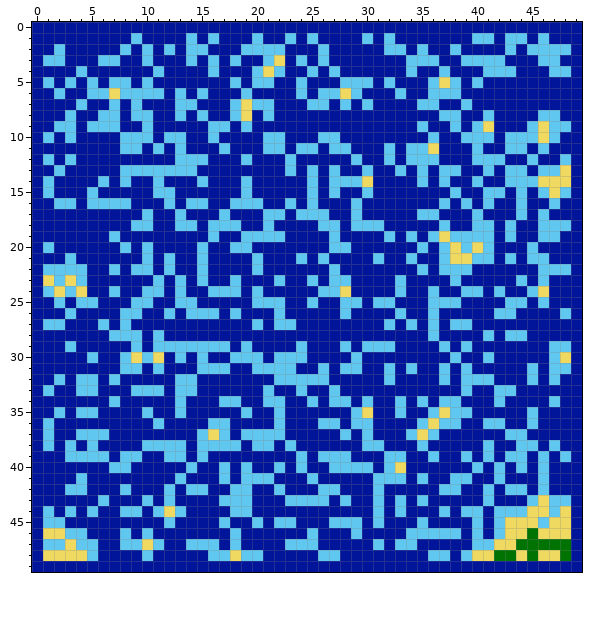
Two states of a pixel-art sprite, Resources/BitMapWFC/test/testOutput.png. That is the earlier state.
The file is 50x50 pixels.
Once edited:
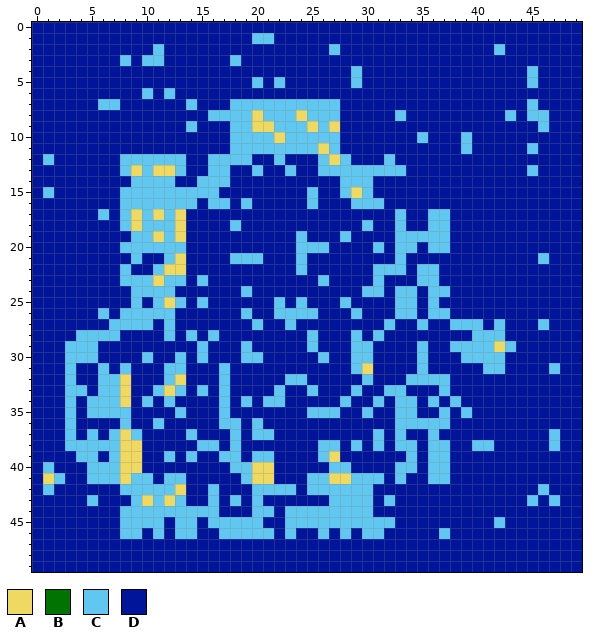
Palette (. is transparent): A #f0d960  B #007303  C #60c8f0  D #001599
What changed:
y 1: x 9 C -> D; x 14 C -> D; x 16 C -> D; x 21 D -> C; x 23 C -> D; x 25 C -> D; x 30 C -> D; x 32 C -> D; x 40..41 CC -> DD; x 43..44 CC -> DD; x 46 C -> D
y 2: x 2 C -> D; x 8 C -> D; x 10..12 CDC -> DCD; x 14..15 CC -> DD; x 19..22 CCCC -> DDDD; x 26..27 CD -> DC; x 32..33 CC -> DD; x 35 C -> D; x 38 C -> D; x 42..43 DC -> CD; x 45..48 CCCC -> DDDD
y 3: x 1..2 CC -> DD; x 6..8 CCD -> DDC; x 11 D -> C; x 14 C -> D; x 16 C -> D; x 21..22 CA -> DD; x 24 C -> D; x 26 C -> D; x 34..36 CCC -> DDD; x 39..42 CCCC -> DDDD; x 46..47 CC -> DD
y 4: x 4 C -> D; x 11 C -> D; x 16 C -> D; x 20..22 CAC -> DDD; x 25 C -> D; x 27 C -> D; x 29 D -> C; x 34 C -> D; x 37 C -> D; x 41..43 CCC -> DDD; x 45 D -> C; x 47..48 CC -> DD
y 5: x 1 C -> D; x 3 C -> D; x 5 C -> D; x 7..8 CC -> DD; x 10 C -> D; x 18 C -> D; x 21..22 CD -> DC; x 24 C -> D; x 28 C -> D; x 30 C -> D; x 32 C -> D; x 36..38 CAC -> DDD; x 40 C -> D; x 45 D -> C
y 6: x 2 C -> D; x 5..9 CCACC -> DDDDD; x 11..13 CDC -> DCD; x 15 C -> D; x 19 C -> D; x 24 C -> D; x 26..29 CCAC -> DDDD; x 33 C -> D; x 36..38 CCC -> DDD
y 7: x 4 C -> D; x 6 D -> C; x 9 C -> D; x 13 C -> D; x 19 A -> C; x 22..24 DDD -> CCC; x 27..28 DC -> CD; x 30 C -> D; x 35..36 CC -> DD; x 39 C -> D; x 45 D -> C
y 8: x 3 C -> D; x 6..7 CC -> DD; x 9..10 CC -> DD; x 13 C -> D; x 15..17 CDD -> DCC; x 19..20 AD -> CA; x 22..27 DDDDDD -> CCACCC; x 33 D -> C; x 37..38 CC -> DD; x 41 C -> D; x 43 D -> C; x 45 D -> C; x 47 C -> D
y 9: x 2..3 CC -> DD; x 5..7 CCC -> DDD; x 10 C -> D; x 14 D -> C; x 16..18 CCD -> DDC; x 20..27 DDDDDDDD -> AACCCACA; x 35 C -> D; x 38 C -> D; x 40..41 CA -> DD; x 45..48 CACC -> DCDD
y 10: x 1 C -> D; x 3 C -> D; x 8..10 CCC -> DDD; x 12..13 CC -> DD; x 16 C -> D; x 18..20 DDD -> CCC; x 22..25 CDDD -> ACCC; x 35..36 DC -> CD; x 40..41 CC -> DD; x 43..47 CCCAC -> DDDDD
y 11: x 8..9 CC -> DD; x 11 C -> D; x 13 C -> D; x 17..20 CDDD -> DCCC; x 23 D -> C; x 26 D -> A; x 28 C -> D; x 32 C -> D; x 34..36 CCA -> DDD; x 39..40 DC -> CD; x 43..46 CCDC -> DDCD
y 12: x 3 C -> D; x 8..12 DDDDD -> CCCCC; x 14..18 CCDDD -> DDCCC; x 22..23 DC -> CD; x 26..29 DDDC -> CACD; x 34..36 CCC -> DDD; x 40..42 CCC -> DDD; x 45 C -> D; x 48 C -> D
y 13: x 2 C -> D; x 9 C -> A; x 11..12 CC -> AA; x 14 C -> D; x 16..17 DD -> CC; x 20 D -> C; x 25..26 CD -> DC; x 28..29 DD -> CC; x 31..32 DD -> CC; x 35 C -> D; x 37..38 CC -> DD; x 41 C -> D; x 43..48 CCDCCA -> DDCDDD
y 14: x 1 C -> D; x 6 C -> D; x 8..10 CDD -> DCC; x 12 D -> C; x 16..17 DD -> CC; x 19 C -> D; x 25 C -> D; x 27 C -> D; x 30 A -> C; x 35 C -> D; x 37 C -> D; x 40 C -> D; x 43..48 CCCAAA -> DDDDDD
y 15: x 5 C -> D; x 8..10 DDD -> CCC; x 13..16 DDDD -> CCCC; x 19 C -> D; x 27..29 CDD -> DCA; x 38 C -> D; x 41..42 CC -> DD; x 44 C -> D; x 46..48 CAC -> DDD
y 16: x 2..3 CC -> DD; x 5..7 CCC -> DDD; x 9..11 DDD -> CCC; x 13 D -> C; x 15..18 CDDC -> DCCD; x 20 C -> D; x 23 C -> D; x 30..31 DD -> CC; x 37 C -> D; x 39 C -> D; x 41 C -> D; x 44 C -> D; x 47 C -> D
y 17: x 6 D -> C; x 8..9 DD -> CA; x 11..13 DDC -> ACA; x 17 C -> D; x 21..22 CC -> DD; x 24..26 CCC -> DDD; x 29 C -> D; x 33 D -> C; x 35 C -> D; x 37 D -> C; x 40 C -> D; x 44 C -> D; x 46 C -> D
y 18: x 8..9 DC -> CA; x 11..14 DDCC -> CCAD; x 16..17 CC -> DD; x 21 C -> D; x 26..27 CC -> DD; x 29 C -> D; x 31 C -> D; x 33 D -> C; x 36 D -> C; x 40..41 CC -> DD; x 43 C -> D; x 46..48 CCC -> DDD
y 19: x 7 C -> D; x 9..13 DDDDD -> CCACA; x 16 C -> D; x 19..22 CCCC -> DDDD; x 24 D -> C; x 27..28 CD -> DC; x 32..33 CD -> DC; x 35 D -> C; x 37..41 ACCCC -> CDDDD; x 43 C -> D; x 46..47 CC -> DD
y 20: x 1 C -> D; x 9 D -> C; x 11..13 DDD -> CCC; x 15 C -> D; x 18..19 CC -> DD; x 24..28 DDDCC -> CCCDD; x 31 D -> C; x 33..36 DDCD -> CCDC; x 38..41 ACAC -> DDDD; x 45 C -> D
y 21: x 3 C -> D; x 9..10 DC -> CD; x 13 D -> A; x 15 C -> D; x 18..19 DD -> CC; x 26 C -> D; x 31 C -> D; x 33..34 DC -> CD; x 37..41 CAACC -> DDDDD; x 43 C -> D; x 45 C -> D
y 22: x 1..4 CCCC -> DDDD; x 7..13 CDCCDCD -> DCDDCAA; x 15 C -> D; x 20 C -> D; x 24 D -> C; x 27 C -> D; x 31..33 DDD -> CCC; x 36..39 DCCC -> CDDD; x 46..48 CCC -> DDD
y 23: x 1..4 ACAC -> DDDD; x 8..12 DDDCD -> CCCAC; x 18 C -> D; x 22 C -> D; x 25..28 CDCC -> DCDD; x 31 D -> C; x 33 C -> D; x 35..36 DD -> CC; x 38 C -> D; x 44 C -> D; x 46 C -> D
y 24: x 1..4 CACA -> DDDD; x 7 C -> D; x 9 D -> C; x 12..13 DC -> CD; x 16..20 CCCDC -> DDDCD; x 26..28 CCA -> DDD; x 30..31 DD -> CC; x 34 D -> C; x 37 D -> C; x 39..40 CC -> DD; x 42 C -> D; x 45..46 CA -> DD
y 25: x 2 C -> D; x 4..5 CC -> DD; x 10..12 CDD -> DCA; x 14..15 CD -> DC; x 20..21 CC -> DD; x 24..25 DC -> CD; x 29 C -> D; x 31..34 CCDD -> DDCC; x 37..38 CC -> DD; x 43..44 CC -> DD; x 46 C -> D
y 26: x 3 C -> D; x 6 D -> C; x 10..11 DD -> CC; x 14..16 CCC -> DDD; x 18..19 CD -> DC; x 23..25 DDD -> CCC; x 28..29 CD -> DC; x 34 D -> C; x 37 D -> C; x 42..43 CC -> DD; x 48 C -> D
y 27: x 1..2 CC -> DD; x 6..7 CD -> DC; x 9..10 DD -> CC; x 12 D -> C; x 22 C -> D; x 34..36 CDC -> DCD; x 40 D -> C; x 42 D -> C; x 46 D -> C
y 28: x 4..6 DDD -> CCC; x 8..9 CC -> DD; x 11..12 CD -> DC; x 14 D -> C; x 16 D -> C; x 25 D -> C; x 29 D -> C; x 31 D -> C; x 36 C -> D; x 40 D -> C; x 42..44 DCC -> CDD
y 29: x 4..5 DD -> CC; x 9 C -> D; x 11..14 CCCC -> DDDD; x 16..17 CC -> DD; x 24..25 CD -> DC; x 28..29 CD -> DC; x 31..32 CC -> DD; x 35 D -> C; x 37..38 CD -> DC; x 40..43 DDDD -> CCAC; x 47..48 CC -> DD
y 30: x 3..4 DD -> CC; x 8..9 CA -> DD; x 11 A -> D; x 18 C -> D; x 22..24 CCC -> DDD; x 26 D -> C; x 30 D -> C; x 35 D -> C; x 38..40 CDD -> DCC; x 42 D -> C; x 47..48 CA -> DD
y 31: x 3 D -> C; x 6 D -> C; x 9 C -> D; x 11..13 CDD -> DCC; x 15..16 CC -> DD; x 20..23 CCCC -> DDDD; x 26 C -> D; x 28 C -> D; x 30 D -> A; x 32 C -> D; x 34..35 CD -> DC; x 37 C -> D; x 39 C -> D; x 41..42 DD -> CC; x 45 C -> D; x 48 C -> D
y 32: x 2..6 CDCCD -> DCDDC; x 8 D -> A; x 12..14 DCC -> CAD; x 17 D -> C; x 22 C -> D; x 25..26 CC -> DD; x 30 D -> C; x 32 C -> D; x 34..36 DDD -> CCC; x 39..41 CCC -> DDD; x 45 C -> D; x 47 C -> D
y 33: x 1 C -> D; x 3 D -> C; x 5..10 CDDDCC -> DCCADD; x 12 D -> A; x 14..15 CD -> DC; x 17 D -> C; x 21..22 CD -> DC; x 24..25 CD -> DC; x 27 C -> D; x 29 D -> C; x 32..33 DD -> CC; x 37 D -> C; x 39 C -> D; x 42..43 CC -> DD
y 34: x 3 D -> C; x 5..6 DD -> CC; x 8 D -> A; x 10 D -> C; x 12..13 DC -> CD; x 18..19 CD -> DC; x 25 C -> D; x 27 C -> D; x 30..31 CD -> DC; x 34..37 DCDC -> CDCD; x 42 C -> D; x 47 C -> D
y 35: x 2..4 CDC -> DCD; x 6..8 DDD -> CCC; x 10 C -> D; x 17 D -> C; x 19 C -> D; x 22 C -> D; x 25..27 DDD -> CCC; x 29..30 CA -> DC; x 34 D -> C; x 36..38 CAC -> DCD; x 45 C -> D
y 36: x 1 C -> D; x 3 D -> C; x 8 D -> C; x 16 C -> D; x 18 D -> C; x 20 D -> C; x 22 C -> D; x 26..27 CC -> DD; x 29..30 CC -> DD; x 33..34 DD -> CC; x 36 A -> C; x 38 C -> D; x 41..42 CC -> DD; x 45 C -> D
y 37: x 1 C -> D; x 3..4 DC -> CD; x 6..9 CDDD -> DCAC; x 14..19 DCACDC -> CDDDCD; x 22 C -> D; x 28 C -> D; x 30..31 CD -> DC; x 33..35 DCA -> CDD; x 43..44 CC -> DD; x 47 D -> C
y 38: x 1 C -> D; x 4 D -> C; x 6..13 DDDDCCCC -> CCAADDDD; x 17 C -> D; x 20..21 CC -> DD; x 23 C -> D; x 26..27 DD -> CC; x 29..30 DC -> CD; x 33..37 DDCDD -> CCDCC; x 40 D -> C; x 44..45 CC -> DD
y 39: x 3 C -> D; x 6..9 CDCC -> DCAA; x 13..15 CDC -> DCD; x 17..18 DD -> CC; x 20..21 DD -> CC; x 24 C -> D; x 27..28 CC -> AD; x 32..34 CCD -> DDC; x 37 D -> C; x 39 C -> D; x 41 C -> D; x 43..44 CC -> DD; x 46 C -> D; x 48 C -> D
y 40: x 1 D -> C; x 5..6 DD -> CC; x 8..9 CD -> AA; x 14 C -> D; x 17..18 CD -> DC; x 20..22 DDC -> AAD; x 24 C -> D; x 29..30 CC -> DD; x 32..34 CAD -> DCC; x 36..37 DD -> CC; x 40 C -> D; x 42 C -> D; x 44 C -> D; x 46 C -> D
y 41: x 1..2 DD -> AC; x 4..10 CDDDDDD -> DCCCACC; x 12 D -> C; x 17 C -> D; x 20..21 CC -> AA; x 26..30 DDDDD -> CAACC; x 32 C -> D; x 35..39 CDDCC -> DCCDD; x 42 C -> D; x 46 C -> D
y 42: x 1 D -> C; x 3..4 CC -> DD; x 9..11 DDD -> CCC; x 13..16 DCCD -> ADDC; x 18..21 CCDD -> DDCC; x 23 D -> C; x 25 D -> C; x 28..31 DDDC -> CCCD; x 37..38 CC -> DD; x 41 C -> D; x 43..44 CC -> DD
y 43: x 5..6 DC -> CD; x 9..13 DCDCD -> CACAC; x 16..17 DC -> CD; x 19..20 CD -> DC; x 23..27 CCCCD -> DDDDC; x 29..33 DDCDC -> CCDCD; x 35 C -> D; x 41 C -> D; x 46 A -> D; x 48 C -> D
y 44: x 1 C -> D; x 3 C -> D; x 5 C -> D; x 10 D -> C; x 12 A -> C; x 14..16 DDD -> CCC; x 18..21 CCDD -> DDCC; x 23..31 DDDDDDDDC -> CCCCCCCCD; x 33 C -> D; x 37 C -> D; x 39..40 CC -> DD; x 42..48 CCCAACA -> DDDDDDD
y 45: x 1..2 CC -> DD; x 8..14 DDDDCDD -> CCCCDCC; x 16 D -> C; x 18..19 DD -> CC; x 22 C -> D; x 24..26 DDD -> CCC; x 30 D -> C; x 32 D -> C; x 35 C -> D; x 40 C -> D; x 43..48 AAACAA -> DDDDDD
y 46: x 1..4 AACC -> DDDD; x 9..11 DCD -> CDC; x 13..14 DD -> CC; x 17 D -> C; x 19..21 DDD -> CCC; x 23 D -> C; x 25..26 CD -> DC; x 28..31 DCDD -> CDCC; x 34..36 CCC -> DDD; x 38 C -> D; x 40 C -> D; x 42..48 CAABAAA -> DDDDDDD
y 47: x 1..5 CCACC -> DDDDD; x 8..11 CCAC -> DDDD; x 14..16 CCC -> DDD; x 18 C -> D; x 23..25 CCC -> DDD; x 31 C -> D; x 33..34 CC -> DD; x 40..48 CCAABBBBB -> DDDDDDDDD
y 48: x 1..5 AAAAC -> DDDDD; x 10 C -> D; x 16..20 CCACC -> DDDDD; x 26..27 CC -> DD; x 36..37 CC -> DD; x 39..48 CAABBABAAB -> DDDDDDDDDD
Where, in picture pixels (left, top, right, bottom), the same in both pictures:
changed: (43, 33, 571, 561)
